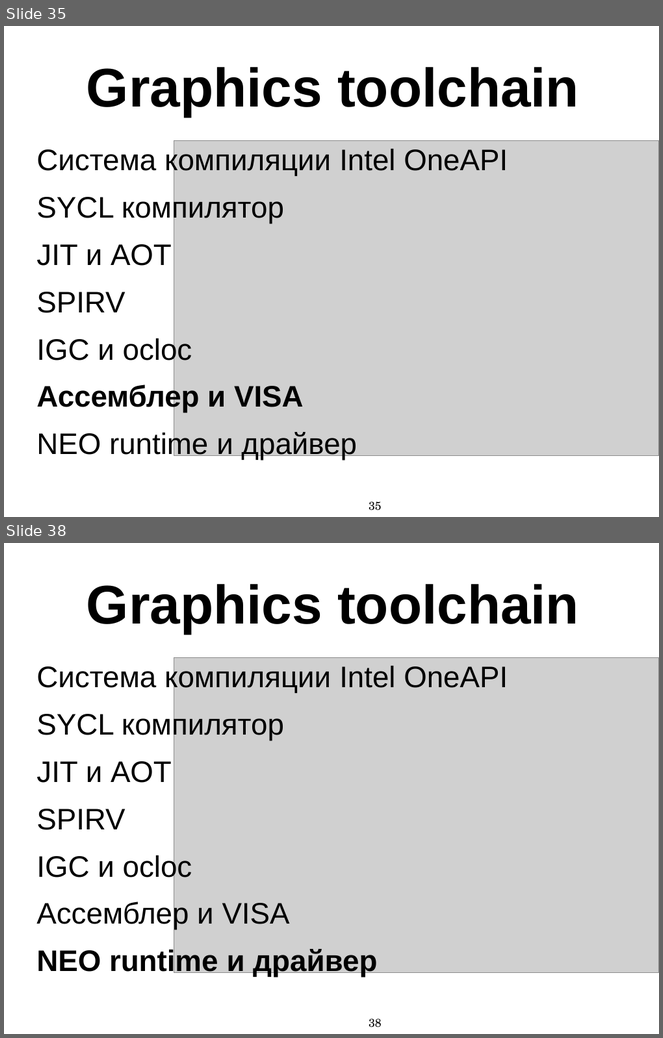
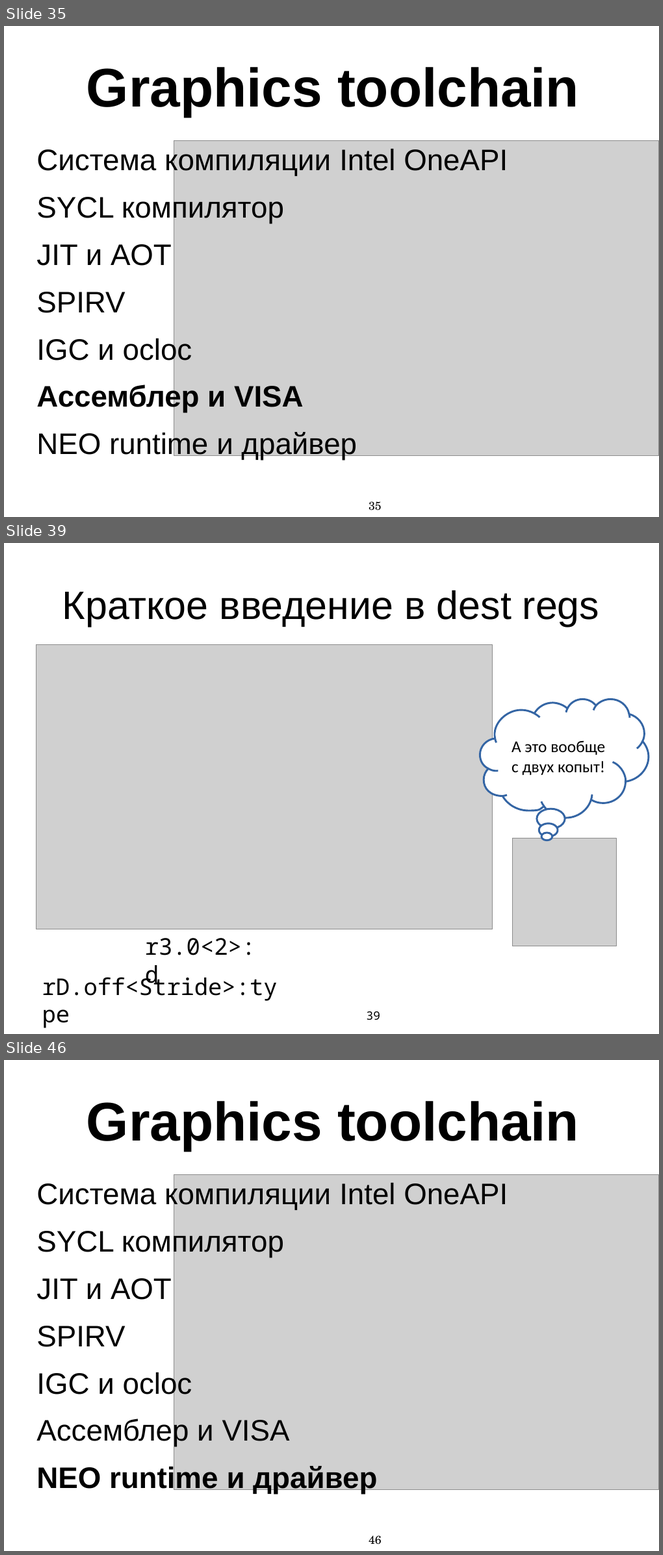
Before and after one commit to MIPT-ILab/cpp-lects-rus, a slide deck: other_lects/toolchain_lect/slides/graphics_toolchain_complete_ppt.pptx. Shown one above the other, each under a label of ours: slides 35 and 38 before the commit, slides 35, 39 and 46 after it; the slides between them are not shown. The pictures are 663x1038 and 663x1555 pixels, drawn with LibreOffice and Linux fonts; fonts in the diff are those of the drawing; grey boxes stand for pictures. Boxes give left, top, right and bottom in pixels: in the first picture for what was removed or moved away, otherwise in the second. Text is boxed around its words. In the diff, an @@ line names an element or a change of style, - is before the commit and + after.

```diff
--- a/other_lects/toolchain_lect/slides/graphics_toolchain_complete_ppt.pptx
+++ b/other_lects/toolchain_lect/slides/graphics_toolchain_complete_ppt.pptx
@@ slide 39 added at (4, 543, 659, 1034), background #FFFFFF @@
@@ title added at (62, 590, 599, 626), 48 pt, text #000000 @@
+Краткое введение в dest regs
@@ picture added at (36, 644, 492, 930) @@
@@ freeform shape added at (480, 700, 649, 819), fill #FFFFFF, outline #3465A4 2.3 pt, 20 pt, text #000000 @@
+А это вообще
+с двух копыт!
@@ picture added at (512, 839, 616, 947) @@
@@ text added at (145, 938, 256, 990), 28 pt, text #000000 @@
+r3.0<2>:d
@@ text added at (42, 973, 278, 1001), 28 pt, text #000000 @@
+rD.off<Stride>:type
@@ page number added at (367, 1012, 380, 1020), 14 pt, text #000000 @@
+39
@@ what was slide 38 is now slide 46 @@
@@ page number at (369, 1536, 382, 1545): text changed @@
-38
+46
```
Also in this commit, not shown: 13 slides changed, 13 other slides added, 4 slides removed, 3 other files.
